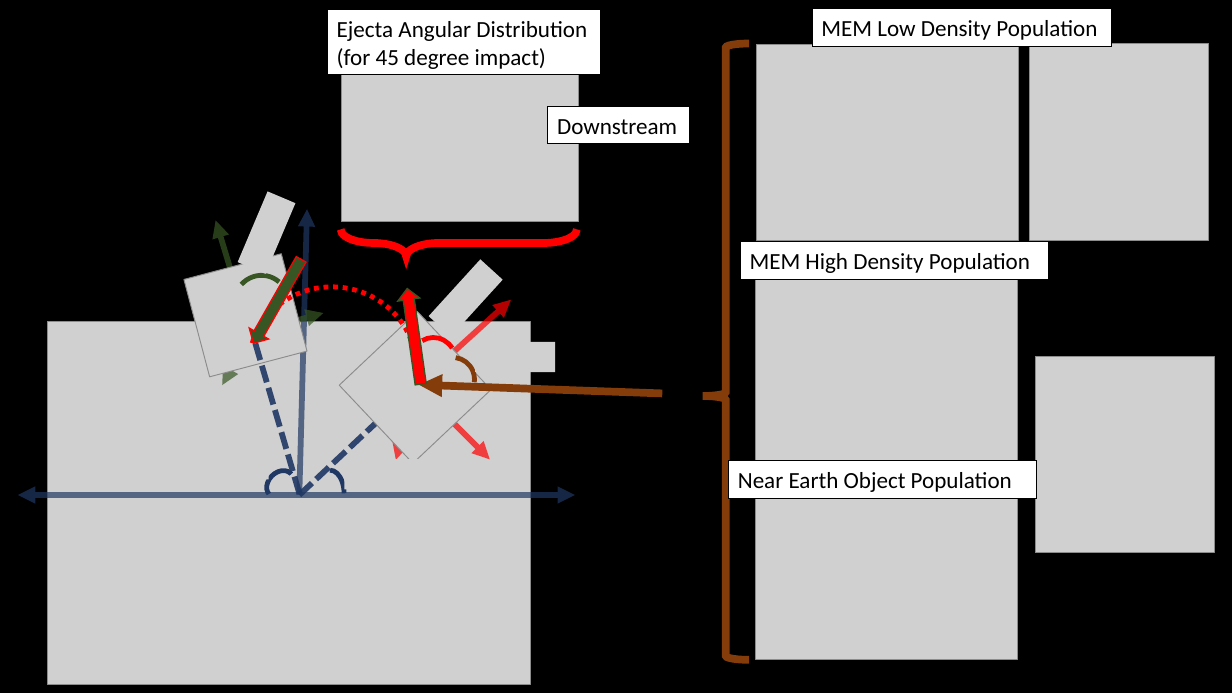
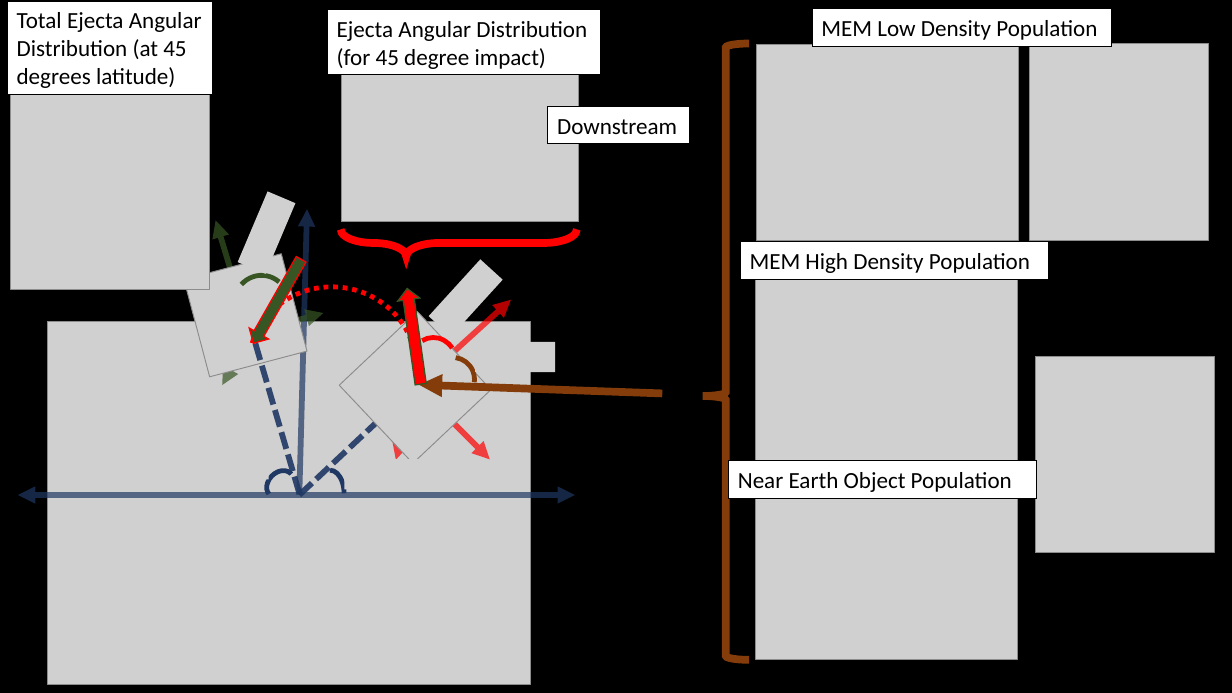
Before and after one commit to pmbremner/LunarEjecta, a slide deck: slide 1 of LaTeX_Report/EjectaModelExampleFigure.pptx. Drawn at 1232x693 pixels with LibreOffice and Linux fonts; fonts in the diff are those of the drawing; grey boxes stand for pictures. Boxes give left, top, right and bottom in pixels: in the first picture for what was removed or moved away, otherwise in the second. Text is boxed around its words. In the diff, an @@ line names an element or a change of style, - is before the commit and + after.

```diff
--- a/LaTeX_Report/EjectaModelExampleFigure.pptx
+++ b/LaTeX_Report/EjectaModelExampleFigure.pptx
@@ rectangle added at bbox=[7, 1, 212, 94], fill #FFFFFF, outline #000000 0.75 pt, 18 pt, text #000000 @@
+Total Ejecta Angular Distribution (at 45 degrees latitude)
@@ picture added at bbox=[11, 72, 211, 290] @@
```
Also in this commit, not shown: 21 other files.
